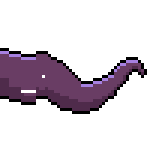
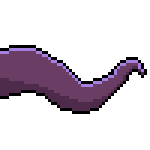
Layer changes from the first w=150, h=150 image to the second:
hid "Tentacles2", painted on it over [9, 48, 144, 105]
showed "Tentacles1", painted on it over [9, 45, 144, 105]
